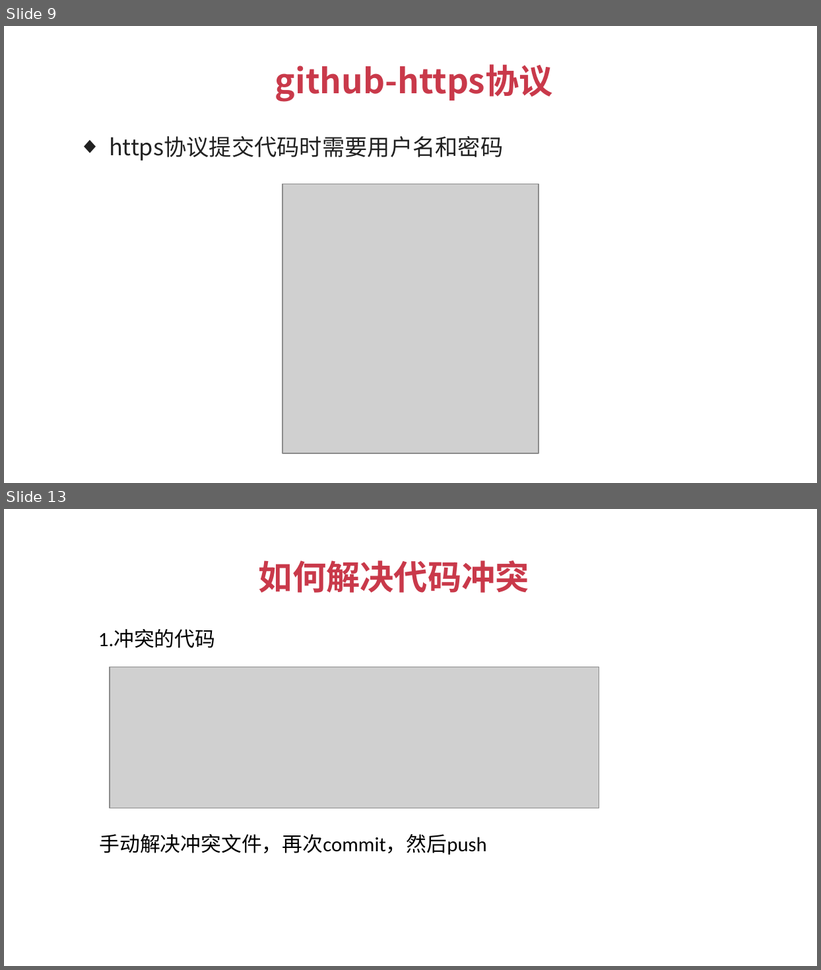
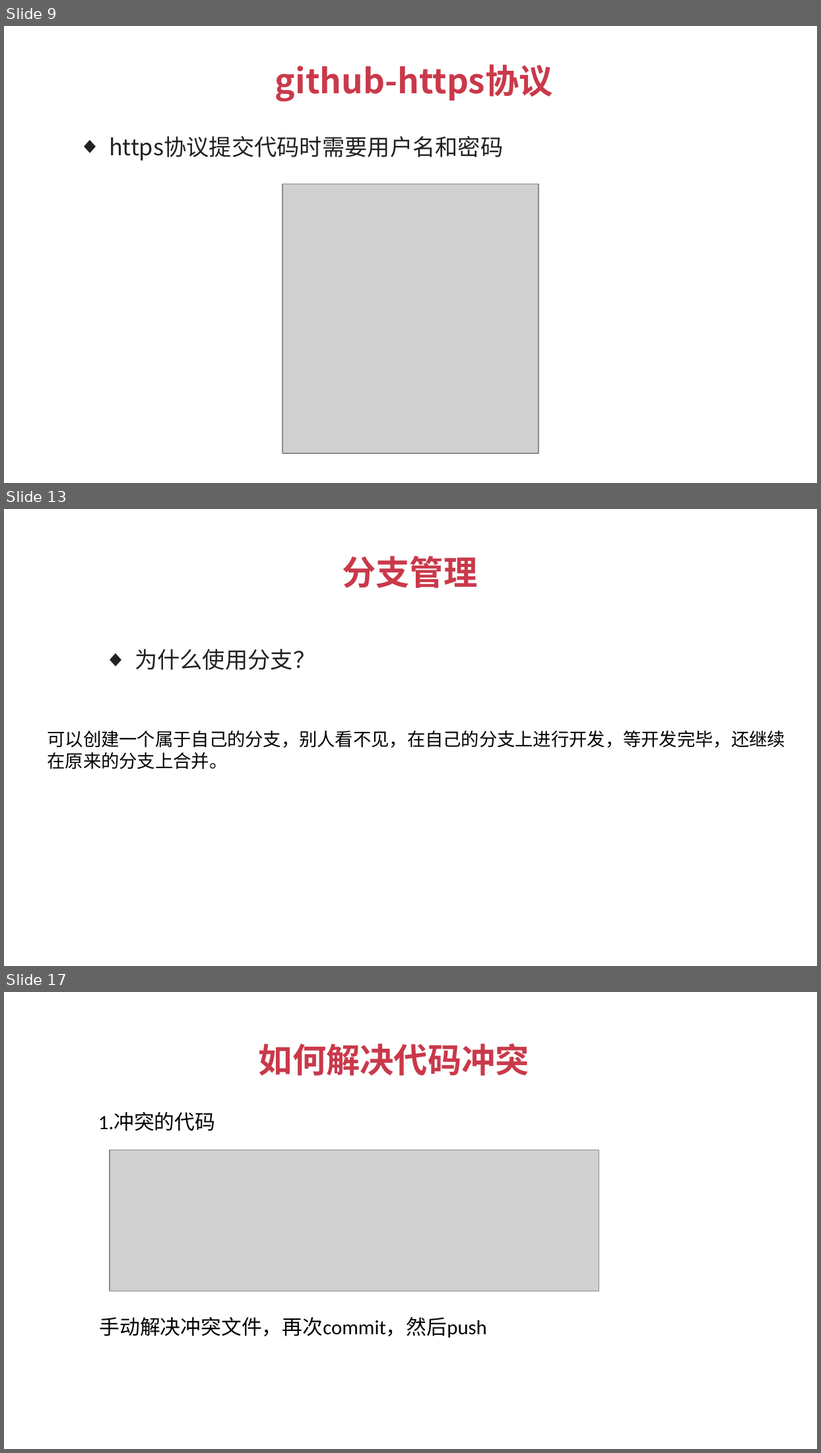
Before and after one commit to JSFFZL/Courseware-PPT, a slide deck: github.pptx. Shown one above the other, each under a label of ours: slides 9 and 13 before the commit, slides 9, 13 and 17 after it; the slides between them are not shown. The pictures are 821x970 and 821x1453 pixels, drawn with LibreOffice and Linux fonts; fonts in the diff are those of the drawing; grey boxes stand for pictures; background and template pictures are left out. Boxes give left, top, right and bottom in pixels: in the first picture for what was removed or moved away, otherwise in the second. Text is boxed around its words. In the diff, an @@ line names an element or a change of style, - is before the commit and + after.

```diff
--- a/github.pptx
+++ b/github.pptx
@@ slide 13 added at (4,509,817,966), background #FFFFFF @@
@@ text added at (342,556,477,588), 30 pt, text #C9394A, bold @@
+分支管理
@@ text added at (135,649,316,670), 20 pt, text #212121 @@
+  ◆ 为什么使用分支？
@@ text added at (48,731,785,770), 16 pt, text #000000 @@
+可以创建一个属于自己的分支，别人看不见，在自己的分支上进行开发，等开发完毕，还继续在原来的分支上合并。
@@ what was slide 13 is now slide 17 @@
```
Also in this commit, not shown: 3 slides changed, 3 other slides added, 1 slide removed, 1 other file.
